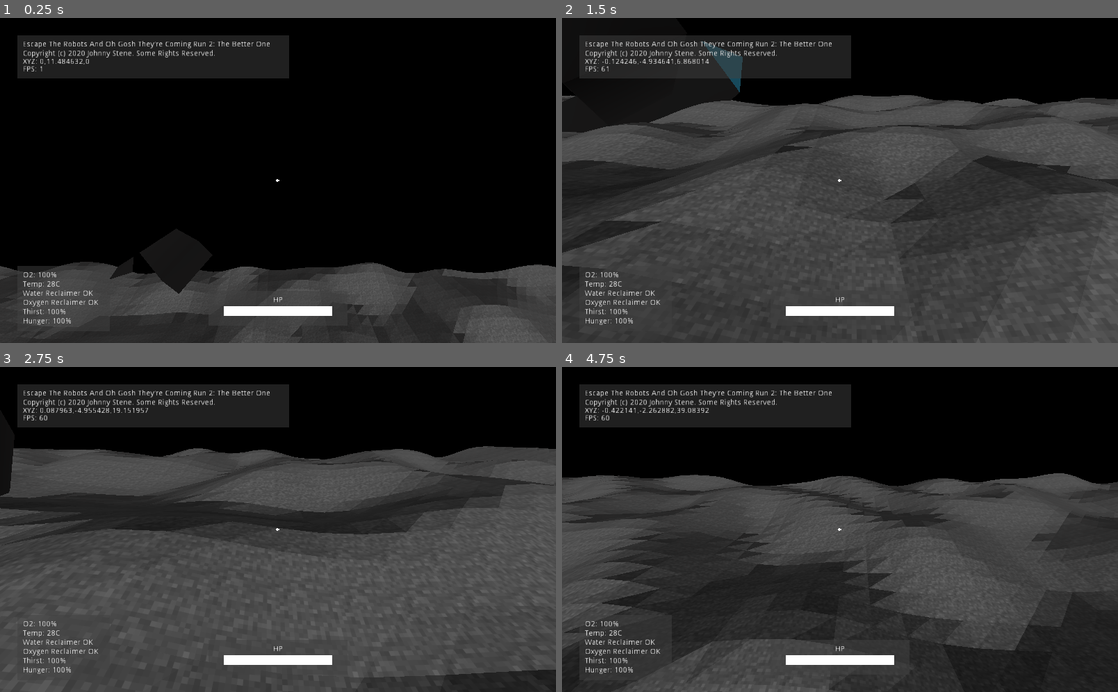
Above: before the commit, frames 1-4 (two rows, left to right).
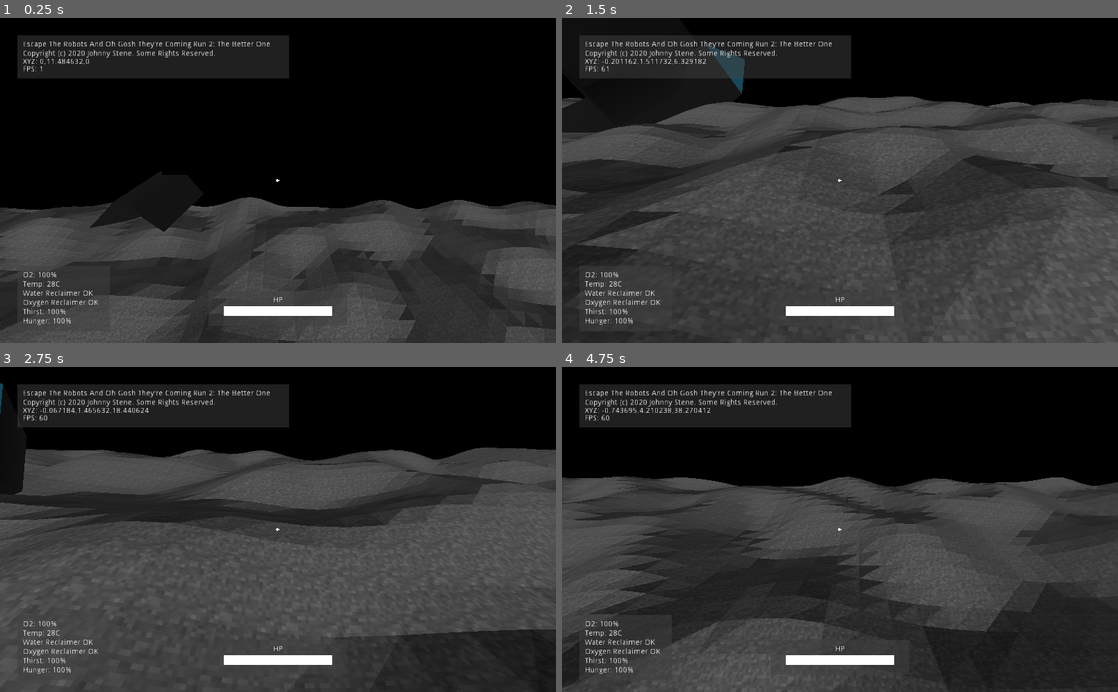
Above: after the commit, the same moments.

Repository: jhonnystene/EscapeGame2
Game: Godot game, scene res://Helpers/GameWorld.tscn
Same seed, same stepped clock (60 frames per second), same inputs: the game is played once before the commit and once after it.
Inputs (mouse positions are in pixels of both pictures, inside the frame that each line leads up to):
- Up to frame 1 (0.25 s): no input
- Up to frame 2 (1.5 s): move the mouse to (867, 180) at 0.52 s; hold W (move_forward) from 0.53 s (still down); click (867, 180) at 0.6 s; tap Space (jump) at 0.77 s; move the mouse to (812, 180) at 1.27 s; click (812, 180) at 1.35 s
- Up to frame 3 (2.75 s): keep holding W (move_forward); tap Space (jump) at 1.52 s; move the mouse to (289, 523) at 2.02 s; click (289, 523) at 2.1 s
- Up to frame 4 (4.75 s): keep holding W (move_forward); move the mouse to (834, 536) at 2.77 s; click (834, 536) at 2.85 s; tap Space (jump) at 3.02, 3.77, 4.52 s; move the mouse to (878, 532) at 3.52 s; click (878, 532) at 3.6 s; move the mouse to (795, 526) at 4.27 s; click (795, 526) at 4.35 s

The runs differ from the first frame. In frame 1, 23% of the frame differs, in the area x 0-100%, y 55-100%; in frame 2, 3.5%; in frame 3, 7.9%; in frame 4, 5.6%.

Commit message:
Added TODO

Diff:
--- a/Helpers/GameWorld.tscn
+++ b/Helpers/GameWorld.tscn
@@ -8,6 +8,9 @@
 [sub_resource type="BoxShape" id=1]
 extents = Vector3( 0.1, 0.1, 1 )
 
+[sub_resource type="CubeMesh" id=2]
+size = Vector3( 0.1, 0.1, 2 )
+
 [node name="GameWorld" type="Spatial"]
 pause_mode = 2
 script = ExtResource( 3 )
@@ -18,10 +21,9 @@
 script = ExtResource( 2 )
 
 [node name="RotationHelper" type="Spatial" parent="Player"]
-transform = Transform( 1, 0, 0, 0, 1, 0, 0, 0, 1, 0, 1.4772, 0 )
 
 [node name="Camera" type="Camera" parent="Player/RotationHelper"]
-transform = Transform( -1, 1.32734e-07, -2.97581e-07, 0, 0.913268, 0.407358, 3.25841e-07, 0.407358, -0.913268, 0, 5.86163, 0 )
+transform = Transform( -1, 1.32734e-07, -2.9758e-07, 0, 0.913269, 0.407358, 3.25841e-07, 0.407358, -0.913268, 0, 1.04149, 0 )
 current = true
 far = 25.0
 
@@ -30,8 +32,13 @@
 cast_to = Vector3( 0, 0, -5 )
 
 [node name="CollisionShape" type="CollisionShape" parent="Player"]
-transform = Transform( 1, 0, 0, 0, -1.62921e-07, -1, 0, 1, -1.62921e-07, 0, 6.44128, 0 )
+transform = Transform( 1, 0, 0, 0, -1.62921e-07, -1, 0, 1, -1.62921e-07, 0, 0, 0 )
 shape = SubResource( 1 )
+
+[node name="MeshInstance" type="MeshInstance" parent="Player/CollisionShape"]
+visible = false
+mesh = SubResource( 2 )
+material/0 = null
 
 [node name="UILayer" type="CanvasLayer" parent="."]
 
Not shown: 1 places in Helpers/GameWorld.tscn that only renumber resources
Not shown, added: BUGFIX-TODO
